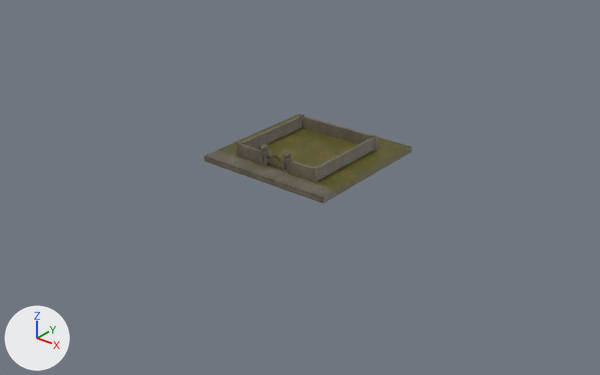
An edit to the FBX model Assets/Models/Walls/Play_Ground_Z.fbx, drawn before and after from the same camera.
Camera for both pictures: a 50 mm camera at (52.1, -66.8, 36.5) aimed at (0.1, -1.7, -3.8). Every picture has the same lights, and +X, +Y and +Z are marked at lower left. The first picture is the older version. Where no turn or scale is listed for an object, it has been applied to the vertices. Vertices at exactly the same position are counted once.

In view in the first picture: 'Play_Ground_Z'.
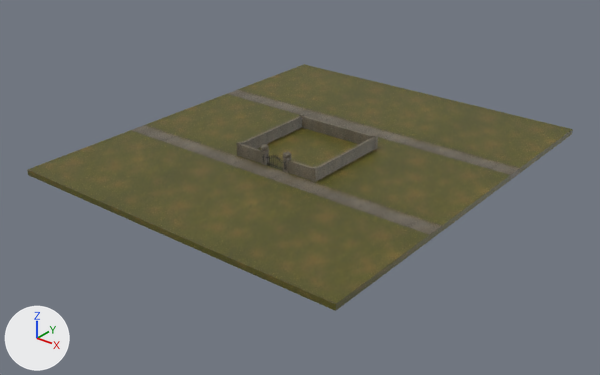
Where the change shows, as pixel boxes [x1, y1, x2, y2] in the pictures (600 x 375 px):
'Play_Ground_Z', reshaped (162% wider, 176% taller)
    before: [204, 114, 412, 203]
    after: [27, 64, 573, 311]

Diff of the bpy script that builds the scene:
```diff
--- a/Assets/Models/Walls/Play_Ground_Z.fbx.py
+++ b/Assets/Models/Walls/Play_Ground_Z.fbx.py
@@ me_play_ground_z @@
 # used by ob_play_ground_z; location = (0.0, 0.0, 0.0)
-me_play_ground_z.from_pydata(...)  # 2350 vertices, 2408 faces; spans x -8.2..8.2, y -8.2..8.2, z -0.6..2.3
+me_play_ground_z.from_pydata(...)  # 2354 vertices, 2412 faces; spans x -20.2..20.2, y -22.4..24.5, z -0.6..2.3
+# me_play_ground_z part 1
+# 16 vertices are removed from x -8.2..8.2, y -8.2..8.2, z -0.6..0.0
+# 22 faces are deleted
+# 10 vertices are added at x -20.2..20.2, y -22.4..24.5, z -0.6
+# 10 new vertices lie (0.0, 0.0, 0.6) away from vertices in x -20.2..20.2, y -22.4..24.5, z -0.6
+# 26 new faces join them, mat_grass_ground (picture img_grass_ground_f_png)
 me_play_ground_z.materials.append(mat_grass_ground)
```
